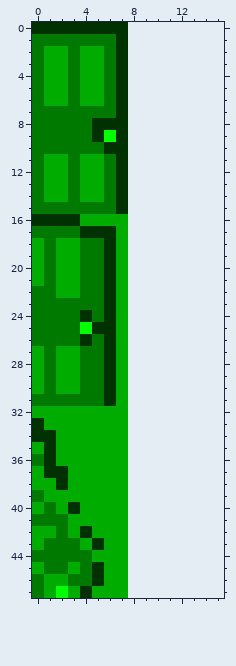
Pixel-art file -- res/assets/ase/door.aseprite. Above, as it was before the edit.
8x48 pixels, 1 frame. The old version is drawn lined up with the new one, on the new canvas.
Once edited:
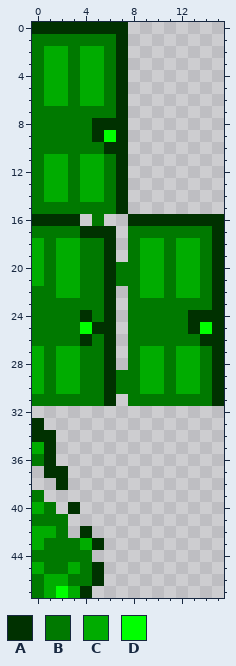
Palette (. is transparent): A #003100  B #007900  C #00ac00  D #00ff00
Commit message: door specific functions
The exact change:
canvas 8x48 -> 16x48
Changed rows in their new state; - is an unchanged pixel.
first column x 0:
16 ----.B..AAAAAAAA
17 -------.BBBBBBBA
18 -------.BCCBCCBA
19 -------.BCCBCCBA
20 -------BBCCBCCBA
21 -------BBCCBCCBA
22 -------.BCCBCCBA
23 -------.BBBBBBBA
24 -------.BBBBBAAA
25 -------.BBBBBADA
26 -------.BBBBBBAA
27 -------.BCCBCCBA
28 -------.BCCBCCBA
29 -------BBCCBCCBA
30 -------BBCCBCCBA
31 -------.BBBBBBBA
32 ........--------
33 -.......--------
34 --......--------
35 --......--------
36 --......--------
37 .--.....--------
38 ..-.....--------
39 -.......--------
40 --.-....--------
41 ---.....--------
42 ---.-...--------
43 ------..--------
44 -----...--------
45 ------..--------
46 ------..--------
47 -----...--------
Changed places in both pictures, as pixel boxes (x1, y1, x2, y2):
changed: (32, 214, 224, 598)
